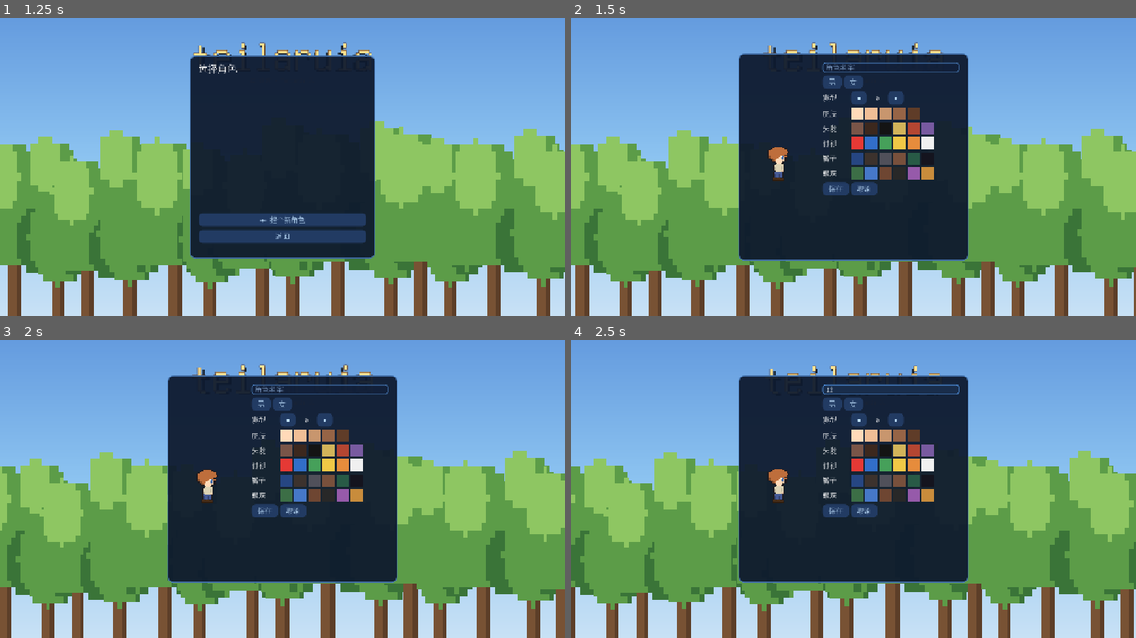
Above: before the commit, frames 1-4 (two rows, left to right).
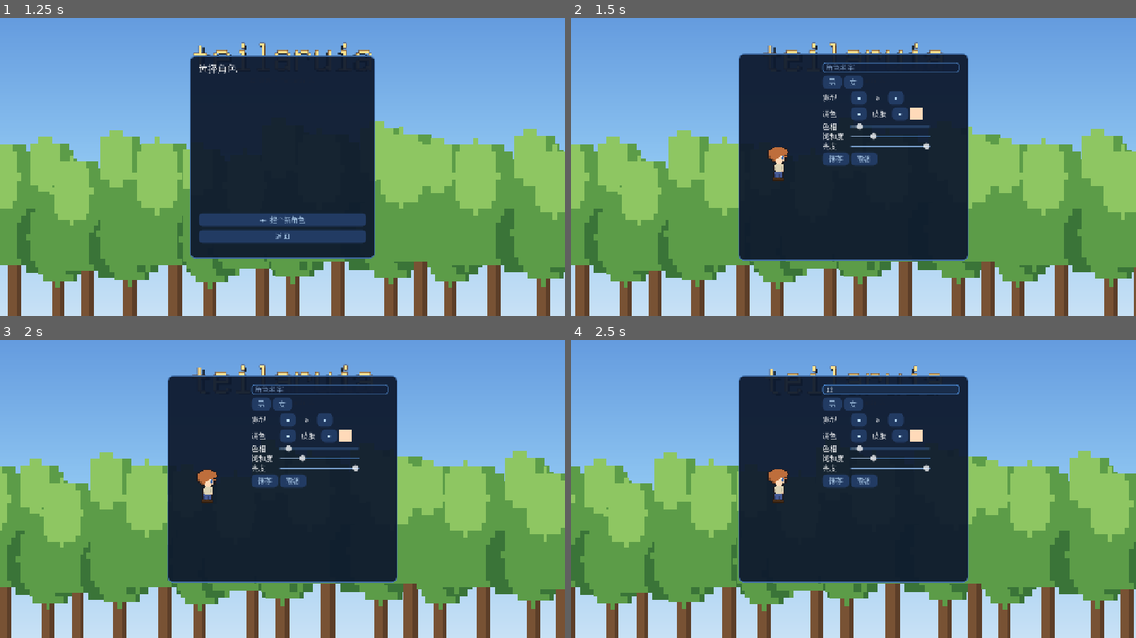
Above: after the commit, the same moments.

Repository: Nornttyy/tielaruia
Game: Godot game, scene res://scenes/main.tscn
The game is run twice, just before and just after one commit, with the same random seed, the same clock (stepped at 60 frames per second) and the same inputs.
Inputs (mouse positions are in pixels of both pictures, inside the frame that each line leads up to):
- Up to frame 1 (1.25 s): click "开始游戏" at 0.5 s
- Up to frame 2 (1.5 s): click "＋ 捏个新角色" at 1.25 s
- Up to frame 3 (2 s): no input
- Up to frame 4 (2.5 s): click (893, 390) at 2.02 s; type "12" at 2.1 s

Frame 1 is identical in both runs. In frame 2, 3.4% of the frame differs, in the area x 44-65%, y 30-60%; in frame 3, 3.4%; in frame 4, 3.4%.

Commit message:
feat(character): 捏人改自由调色滑杆 — 选部位◀▶ + 色相/饱和度/亮度三滑杆 (替代固定色块)
- 皮肤/头发/衬衫/裤子/眼珠 任意颜色, 拖动即时预览
- 删掉旧预设色块 _color_row + 调色板常量
- 测试: 滑杆改色 + 部位切换

Co-Authored-By: Claude Opus 4.8 (1M context) <noreply@anthropic.com>

Diff:
--- a/scripts/ui/character_panels.gd
+++ b/scripts/ui/character_panels.gd
@@ -19,13 +19,15 @@
 var _step_vals: Dictionary = {}
 var _appearance: Dictionary = {}
 
-# 色块候选 (暖色优先)
-const _SKIN := [Color8(255,218,185), Color8(240,190,150), Color8(200,150,110), Color8(150,100,70), Color8(95,60,40)]
-const _HAIR := [Color8(121,85,72), Color8(60,40,30), Color8(20,20,20), Color8(210,180,90), Color8(180,70,50), Color8(120,90,160)]
-const _SHIRT := [Color8(229,57,53), Color8(50,110,200), Color8(70,160,90), Color8(240,200,70), Color8(230,140,60), Color8(240,240,240)]
-const _PANTS := [Color8(38,70,130), Color8(60,50,45), Color8(80,80,90), Color8(120,80,60), Color8(40,90,70), Color8(20,20,30)]
-const _EYE := [Color8(60,110,70), Color8(70,120,200), Color8(110,70,50), Color8(40,40,40), Color8(150,90,170), Color8(200,140,60)]
-
+# 自由调色: 选部位 (◀ ▶) + 3 滑杆 (色相/饱和度/亮度), 任意颜色随便调。
+const _COLOR_PARTS := [["皮肤", "skin_color"], ["头发", "hair_color"], ["衬衫", "shirt_color"], ["裤子", "pants_color"], ["眼珠", "eye_color"]]
+var _active_part_index: int = 0
+var _active_color_key: String = "skin_color"
+var _part_name_label: Label
+var _active_swatch: ColorRect
+var _hue_slider: HSlider
+var _sat_slider: HSlider
+var _val_slider: HSlider
 
 func _ready() -> void:
 	set_anchors_preset(Control.PRESET_FULL_RECT)
@@ -142,6 +144,8 @@
 	_creator_panel.visible = true
 	visible = true
 	_set_gender(int(_appearance["gender"]))
+	if _hue_slider != null:
+		_set_active_color_index(_active_part_index)   # 重开捏人: 滑杆同步到新角色颜色
 	_rebuild_preview()
 
 
@@ -175,11 +179,7 @@
 	vbox.add_child(_stepper("发型", "hair_style", 0, 3))
 	_chest_row = _slider_row("胸围", "chest_size", 0, 5)
 	vbox.add_child(_chest_row)
-	vbox.add_child(_color_row("皮肤", "skin_color", _SKIN))
-	vbox.add_child(_color_row("头发", "hair_color", _HAIR))
-	vbox.add_child(_color_row("衬衫", "shirt_color", _SHIRT))
-	vbox.add_child(_color_row("裤子", "pants_color", _PANTS))
-	vbox.add_child(_color_row("眼珠", "eye_color", _EYE))
+	_build_color_editor(vbox)
 	var btn_row := HBoxContainer.new()
 	var save_b := Button.new(); save_b.text = "保存"; save_b.pressed.connect(_save_creator)
 	var cancel_b := Button.new(); cancel_b.text = "取消"; cancel_b.pressed.connect(func():
@@ -222,19 +222,64 @@
 	return row
 
 
-# 一行色块: 点哪块就把 _appearance[key] 设成那色 + 重建预览。
-func _color_row(label: String, key: String, colors: Array) -> HBoxContainer:
+# 自由调色 UI: 一行"调色 ◀ 部位 ▶ [当前色]" + 色相/饱和度/亮度 三滑杆。
+func _build_color_editor(parent: VBoxContainer) -> void:
+	var row := HBoxContainer.new()
+	var l := Label.new(); l.text = "调色"; l.custom_minimum_size = Vector2(60, 0); row.add_child(l)
+	var left := Button.new(); left.text = "◀"; row.add_child(left)
+	_part_name_label = Label.new()
+	_part_name_label.custom_minimum_size = Vector2(50, 0)
+	_part_name_label.horizontal_alignment = HORIZONTAL_ALIGNMENT_CENTER
+	row.add_child(_part_name_label)
+	var right := Button.new(); right.text = "▶"; row.add_child(right)
+	_active_swatch = ColorRect.new(); _active_swatch.custom_minimum_size = Vector2(28, 28)
+	row.add_child(_active_swatch)
+	parent.add_child(row)
+	left.pressed.connect(func(): _cycle_part(-1))
+	right.pressed.connect(func(): _cycle_part(1))
+	# 三滑杆: 色相 0-359, 饱和度/亮度 0-100
+	_hue_slider = _make_color_slider("色相", 0, 359, parent)
+	_sat_slider = _make_color_slider("饱和度", 0, 100, parent)
+	_val_slider = _make_color_slider("亮度", 0, 100, parent)
+	_set_active_color_index(0)
+
+
+func _make_color_slider(label: String, lo: int, hi: int, parent: VBoxContainer) -> HSlider:
 	var row := HBoxContainer.new()
 	var l := Label.new(); l.text = label; l.custom_minimum_size = Vector2(60, 0); row.add_child(l)
-	for col in colors:
-		var sw := ColorRect.new()
-		sw.color = col
-		sw.custom_minimum_size = Vector2(28, 28)
-		sw.gui_input.connect(func(ev):
-			if ev is InputEventMouseButton and ev.pressed:
-				_appearance[key] = col; _rebuild_preview())
-		row.add_child(sw)
-	return row
+	var s := HSlider.new(); s.min_value = lo; s.max_value = hi; s.step = 1
+	s.custom_minimum_size = Vector2(180, 0)
+	s.value_changed.connect(func(_v): _on_color_slider_changed())
+	row.add_child(s)
+	parent.add_child(row)
+	return s
+
+
+func _cycle_part(d: int) -> void:
+	_set_active_color_index(wrapi(_active_part_index + d, 0, _COLOR_PARTS.size()))
+
+
+# 切到第 i 个部位: 标题 + 把该部位当前颜色拆成 HSV 填进三滑杆 (no_signal 防回环)。
+func _set_active_color_index(i: int) -> void:
+	_active_part_index = i
+	_active_color_key = String(_COLOR_PARTS[i][1])
+	if _part_name_label != null:
+		_part_name_label.text = String(_COLOR_PARTS[i][0])
+	var c: Color = _appearance.get(_active_color_key, Color.WHITE)
+	_hue_slider.set_value_no_signal(roundi(c.h * 359.0))
+	_sat_slider.set_value_no_signal(roundi(c.s * 100.0))
+	_val_slider.set_value_no_signal(roundi(c.v * 100.0))
+	if _active_swatch != null:
+		_active_swatch.color = c
+
+
+# 拖任意滑杆 → 用三滑杆当前值合成颜色, 写回当前部位 + 即时重画预览。
+func _on_color_slider_changed() -> void:
+	var c := Color.from_hsv(_hue_slider.value / 359.0, _sat_slider.value / 100.0, _val_slider.value / 100.0)
+	_appearance[_active_color_key] = c
+	if _active_swatch != null:
+		_active_swatch.color = c
+	_rebuild_preview()
 
 
 func _set_gender(g: int) -> void:
--- a/tests/unit/test_character_panels.gd
+++ b/tests/unit/test_character_panels.gd
@@ -77,6 +77,28 @@
 	panels._set_gender(1)
 	assert_true(panels._chest_row.visible, "女: 胸围行显示")
 
+func test_color_sliders_change_active_part_color():
+	panels._on_new_character()
+	await wait_frames(1)
+	panels._set_active_color_index(0)   # 皮肤
+	# 拖动滑杆 (设 value 会触发 value_changed → 合成颜色写回 _appearance)
+	panels._hue_slider.value = 200
+	panels._sat_slider.value = 50
+	panels._val_slider.value = 80
+	var c: Color = panels._appearance["skin_color"]
+	assert_almost_eq(c.s, 0.5, 0.02, "饱和度滑杆该改皮肤饱和度")
+	assert_almost_eq(c.v, 0.8, 0.02, "亮度滑杆该改皮肤亮度")
+
+
+func test_color_editor_switches_part():
+	panels._on_new_character()
+	await wait_frames(1)
+	panels._set_active_color_index(1)   # 头发
+	assert_eq(panels._active_color_key, "hair_color", "切到头发")
+	panels._cycle_part(1)               # 下一个 = 衬衫
+	assert_eq(panels._active_color_key, "shirt_color", "◀▶ 切到衬衫")
+
+
 func _all_labels(node: Node) -> Array:
 	var out: Array = []
 	if node is Label: out.append(node)
